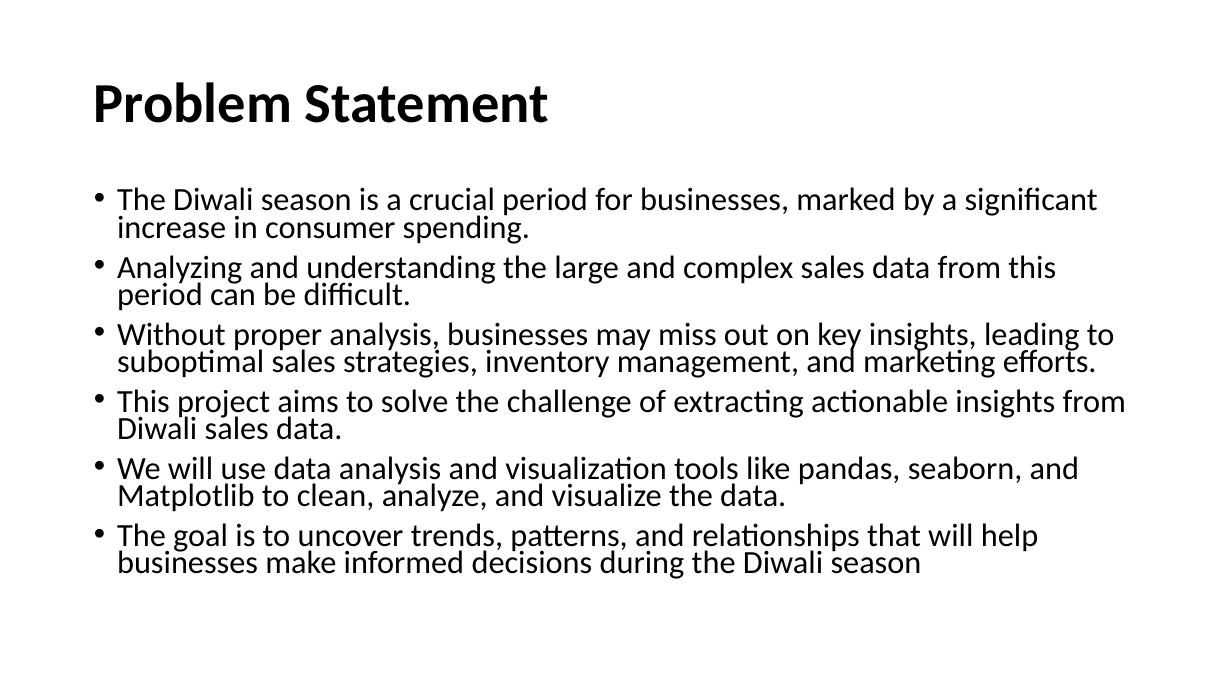
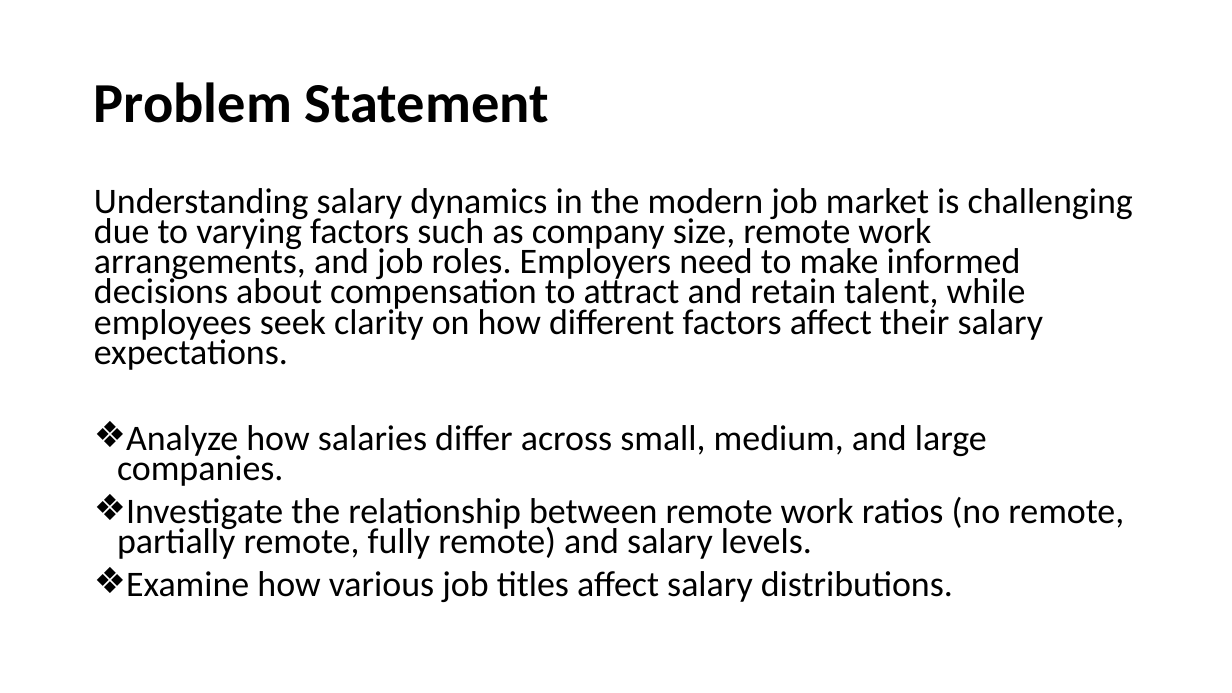
Before and after one commit to Josephvarghes/DataSciSalary_Predictor, a slide deck: slide 6 of PO.pptx. Drawn at 1232x693 pixels with LibreOffice and Linux fonts; fonts in the diff are those of the drawing. Boxes give left, top, right and bottom in pixels: in the first picture for what was removed or moved away, otherwise in the second. Text is boxed around its words. In the diff, an @@ line names an element or a change of style, - is before the commit and + after.

```diff
--- a/PO.pptx
+++ b/PO.pptx
@@ text at bbox=[94, 188, 1133, 602]: text changed; size 25.2 to 28 pt @@
-• The Diwali season is a crucial period for businesses, marked by a significant increase in consumer spending.
-• Analyzing and understanding the large and complex sales data from this period can be difficult.
-• Without proper analysis, businesses may miss out on key insights, leading to suboptimal sales strategies, inventory management, and marketing efforts.
-• This project aims to solve the challenge of extracting actionable insights from Diwali sales data.
-• We will use data analysis and visualization tools like pandas, seaborn, and Matplotlib to clean, analyze, and visualize the data.
-• The goal is to uncover trends, patterns, and relationships that will help businesses make informed decisions during the Diwali season
+Understanding salary dynamics in the modern job market is challenging due to varying factors such as company size, remote work arrangements, and job roles. Employers need to make informed decisions about compensation to attract and retain talent, while employees seek clarity on how different factors affect their salary expectations.
+❖ Analyze how salaries differ across small, medium, and large companies.
+❖ Investigate the relationship between remote work ratios (no remote, partially remote, fully remote) and salary levels.
+❖ Examine how various job titles affect salary distributions.
```
Also in this commit, not shown: 5 other slides changed, 1 slide added, 1 slide removed, 4 other files.
